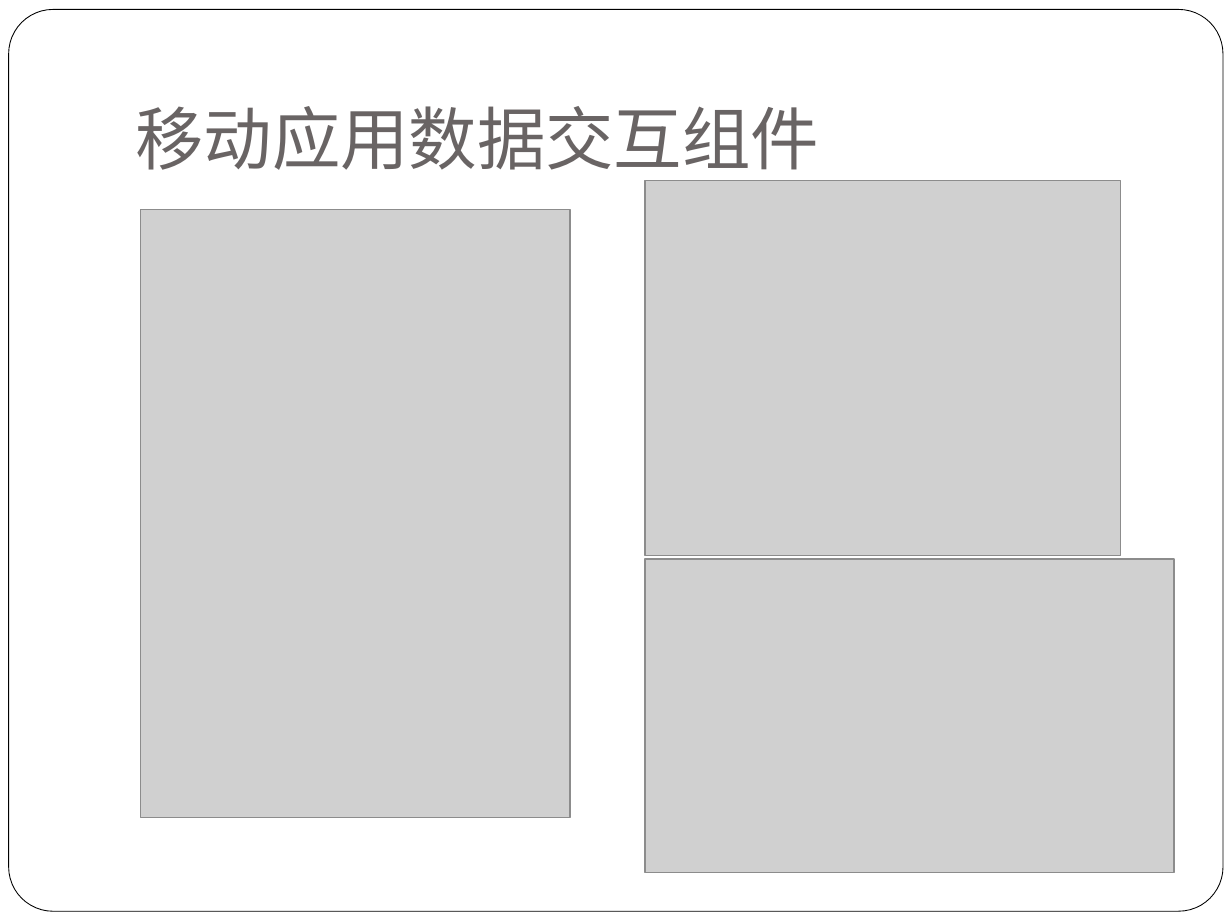
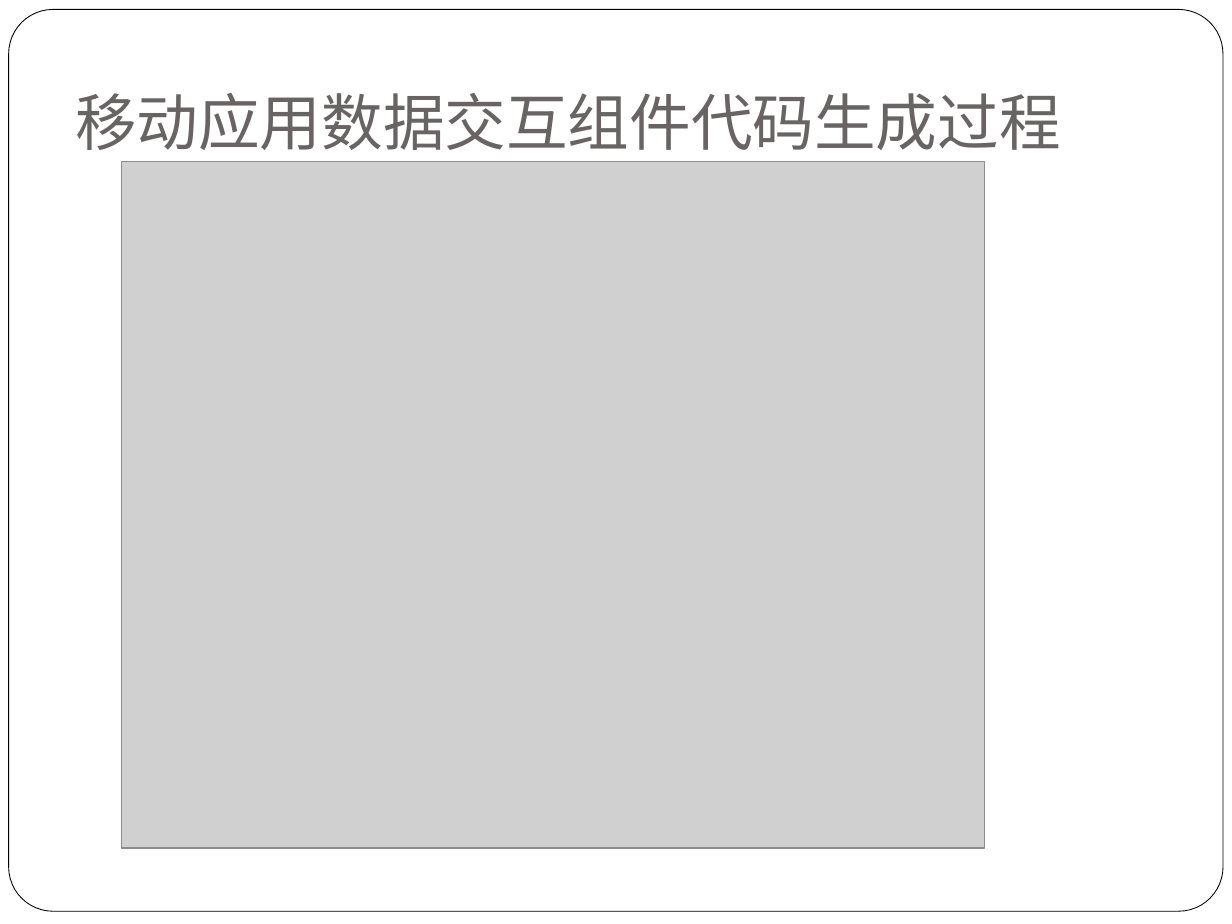
Before and after one commit to alucard263096/MyPaper, a slide deck: slide 12 of 论文PPT.pptx (slide 7 before the commit). Drawn at 1232x924 pixels with LibreOffice and Linux fonts; fonts in the diff are those of the drawing; grey boxes stand for pictures. Boxes give left, top, right and bottom in pixels: in the first picture for what was removed or moved away, otherwise in the second. Text is boxed around its words. In the diff, an @@ line names an element or a change of style, - is before the commit and + after.

```diff
--- a/论文PPT.pptx
+++ b/论文PPT.pptx
@@ title at box(75, 93, 1061, 150): text changed; size 40 to 36 pt @@
-移动应用数据交互组件
+移动应用数据交互组件代码生成过程
@@ picture added at box(121, 161, 984, 849) @@
@@ picture removed at box(140, 209, 569, 817) @@
@@ picture removed at box(646, 181, 1121, 556) @@
@@ picture removed at box(646, 559, 1174, 873) @@
```
Also in this commit, not shown: 4 other slides changed, 14 slides added, 5 slides removed.
